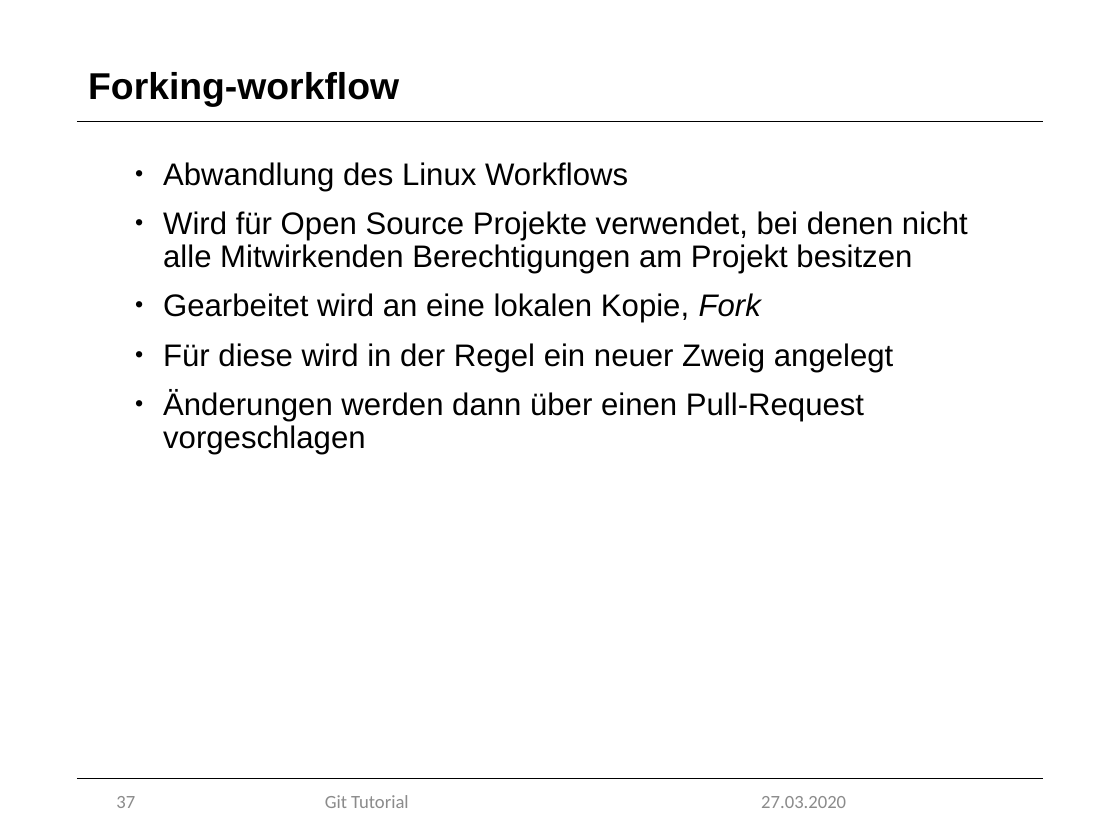
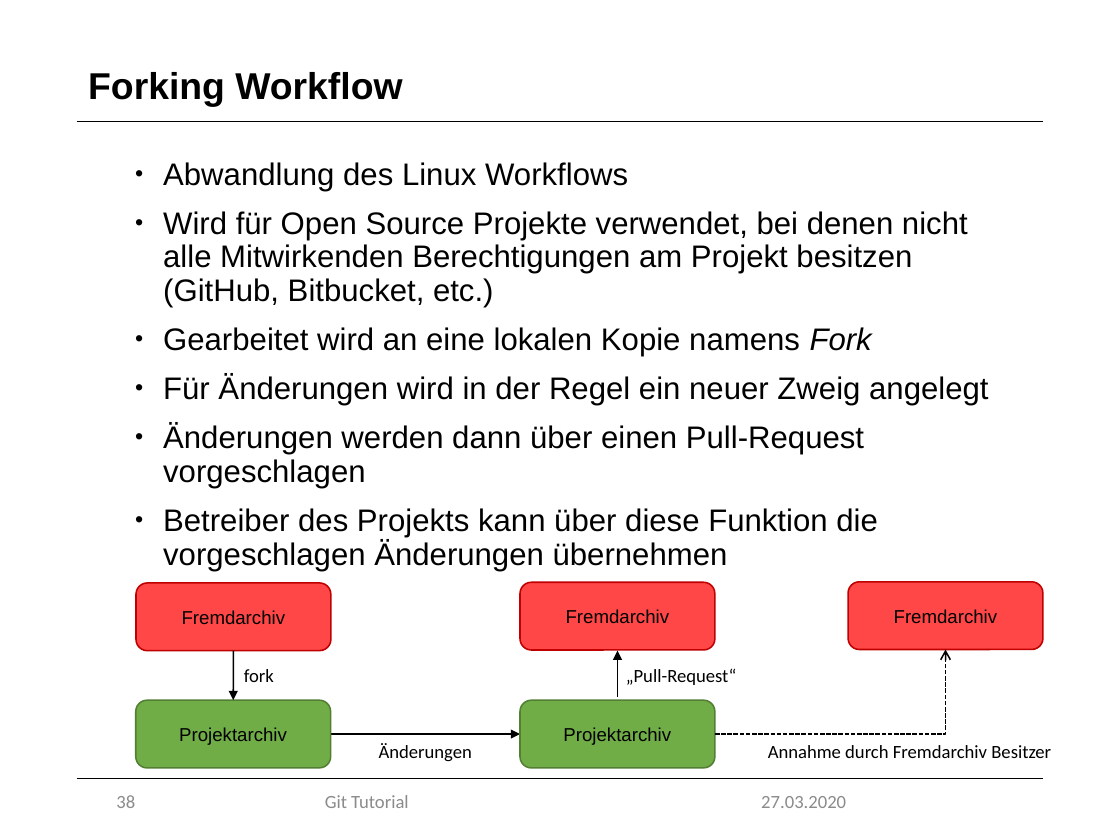
Before and after one commit to marcretzlaff/projektarbeit, a slide deck: slide 38 of Präsentation-90min/Präsentation-90min.pptx (slide 37 before the commit). Drawn at 1120x840 pixels with LibreOffice and Linux fonts; fonts in the diff are those of the drawing; background and template pictures are left out. Boxes give left, top, right and bottom in pixels: in the first picture for what was removed or moved away, otherwise in the second. Text is boxed around its words. In the diff, an @@ line names an element or a change of style, - is before the commit and + after.

```diff
--- a/Präsentation-90min/Präsentation-90min.pptx
+++ b/Präsentation-90min/Präsentation-90min.pptx
@@ title at (x1=88, y1=72, x2=402, y2=107): text changed @@
-Forking-workflow
+Forking Workflow
@@ text at (x1=163, y1=211, x2=988, y2=406): text changed @@
-• Wird für Open Source Projekte verwendet, bei denen nicht alle Mitwirkenden Berechtigungen am Projekt besitzen
-• Gearbeitet wird an eine lokalen Kopie, Fork
-• Für diese wird in der Regel ein neuer Zweig angelegt
+• Wird für Open Source Projekte verwendet, bei denen nicht alle Mitwirkenden Berechtigungen am Projekt besitzen (GitHub, Bitbucket, etc.)
+• Gearbeitet wird an eine lokalen Kopie namens Fork
+• Für Änderungen wird in der Regel ein neuer Zweig angelegt
@@ text at (x1=163, y1=508, x2=878, y2=571): paragraph added @@
+• Betreiber des Projekts kann über diese Funktion die vorgeschlagen Änderungen übernehmen
@@ rounded rectangle added at (x1=136, y1=584, x2=330, y2=651), fill #FF4747, outline #C00000 1 pt, 12 pt, text #000000 @@
+Fremdarchiv
@@ rounded rectangle added at (x1=520, y1=582, x2=715, y2=650), fill #FF4747, outline #C00000 1 pt, 12 pt, text #000000 @@
+Fremdarchiv
@@ rounded rectangle added at (x1=848, y1=581, x2=1043, y2=648), fill #FF4747, outline #C00000 1 pt, 12 pt, text #000000 @@
+Fremdarchiv
@@ arrow added from (233, 651) to (233, 700), #000000 1 pt @@
@@ arrow added from (617, 697) to (617, 651), #000000 1 pt @@
@@ elbow arrow added from (715, 734) to (945, 650), #000000 1 pt dashed @@
@@ text added at (x1=244, y1=669, x2=274, y2=682), 12 pt, text #000000 @@
+fork
@@ text added at (x1=626, y1=668, x2=737, y2=685), 12 pt, text #000000 @@
+„Pull-Request“
@@ rounded rectangle added at (x1=136, y1=700, x2=330, y2=767), fill #70AD47, outline #538035 1 pt, 12 pt, text #000000 @@
+Projektarchiv
@@ rounded rectangle added at (x1=520, y1=700, x2=715, y2=767), fill #70AD47, outline #538035 1 pt, 12 pt, text #000000 @@
+Projektarchiv
@@ arrow added from (330, 734) to (520, 734), #000000 1 pt @@
@@ text added at (x1=379, y1=743, x2=472, y2=762), 12 pt, text #000000 @@
+Änderungen
@@ text added at (x1=768, y1=745, x2=1051, y2=758), 12 pt, text #000000 @@
+Annahme durch Fremdarchiv Besitzer
@@ page number at (x1=116, y1=795, x2=135, y2=808): text changed @@
-37
+38
```
Also in this commit, not shown: 21 other slides changed, 2 slides added, 2 slides removed, 1 other file.
